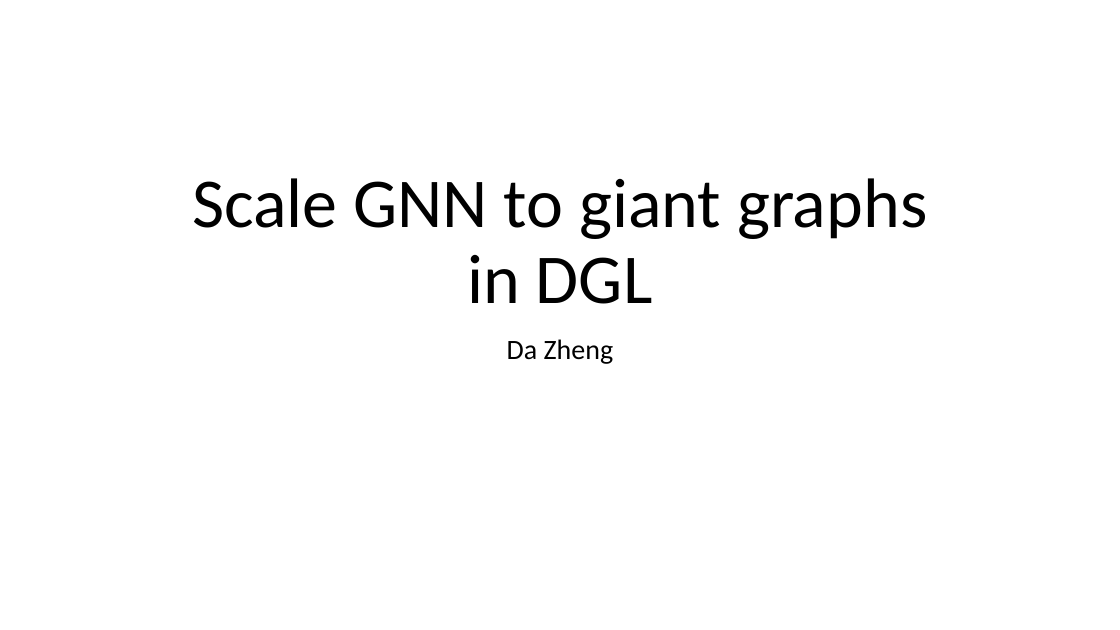
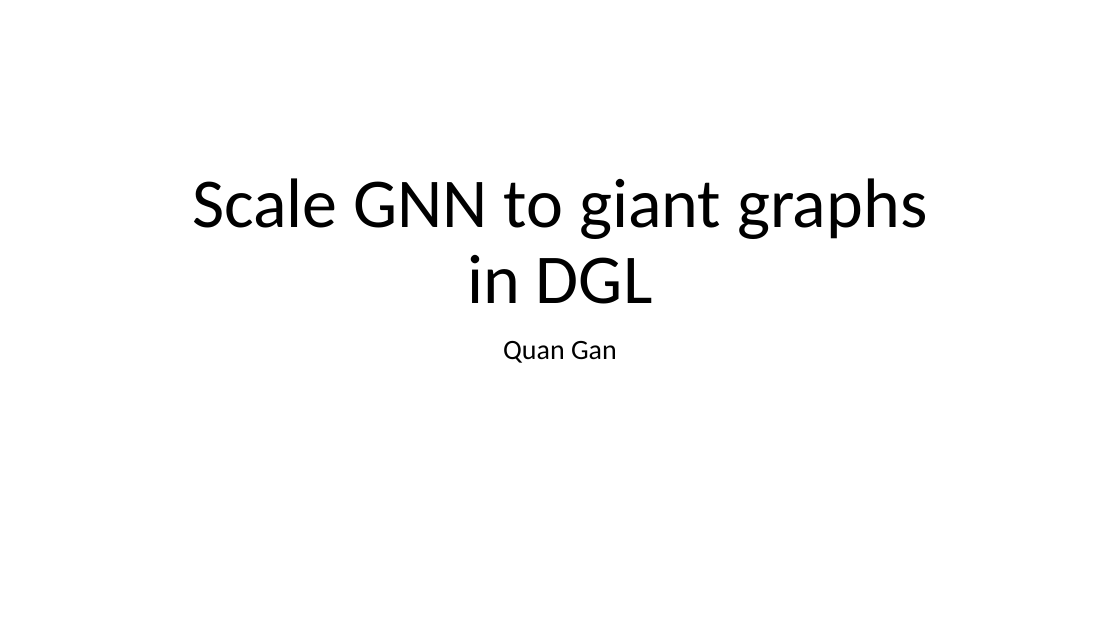
Before and after one commit to dglai/WWW20-Hands-on-Tutorial, a slide deck: slide 1 of large_graphs/sampling.pptx. Drawn at 1120x630 pixels with LibreOffice and Linux fonts; fonts in the diff are those of the drawing. Boxes give left, top, right and bottom in pixels: in the first picture for what was removed or moved away, otherwise in the second. Text is boxed around its words. In the diff, an @@ line names an element or a change of style, - is before the commit and + after.

```diff
--- a/large_graphs/sampling.pptx
+++ b/large_graphs/sampling.pptx
@@ subtitle at [503,341,617,363]: text changed @@
-Da Zheng
+Quan Gan
```
Also in this commit, not shown: 3 other slides changed, 1 slide added, 10 slides removed, 2 other files.
